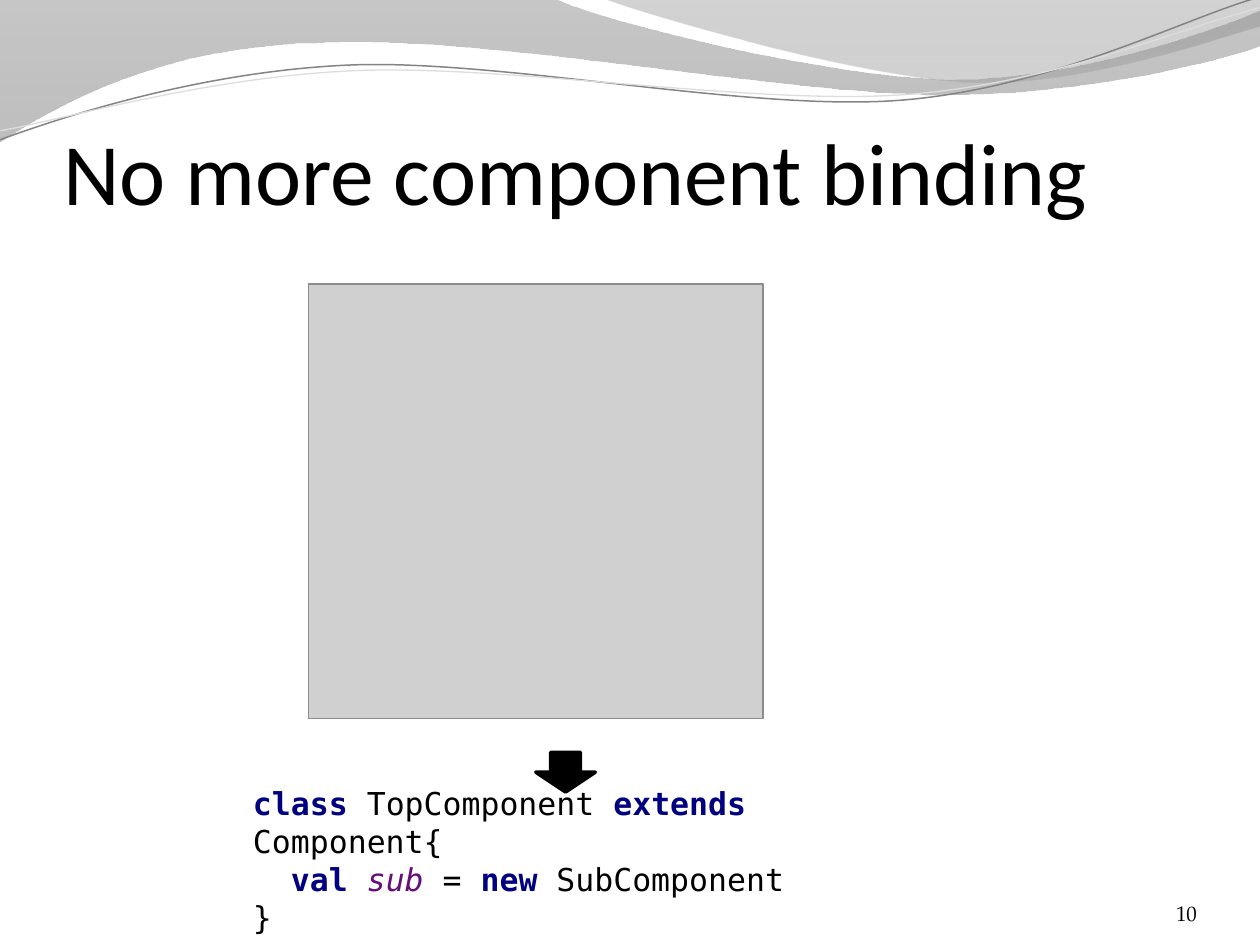
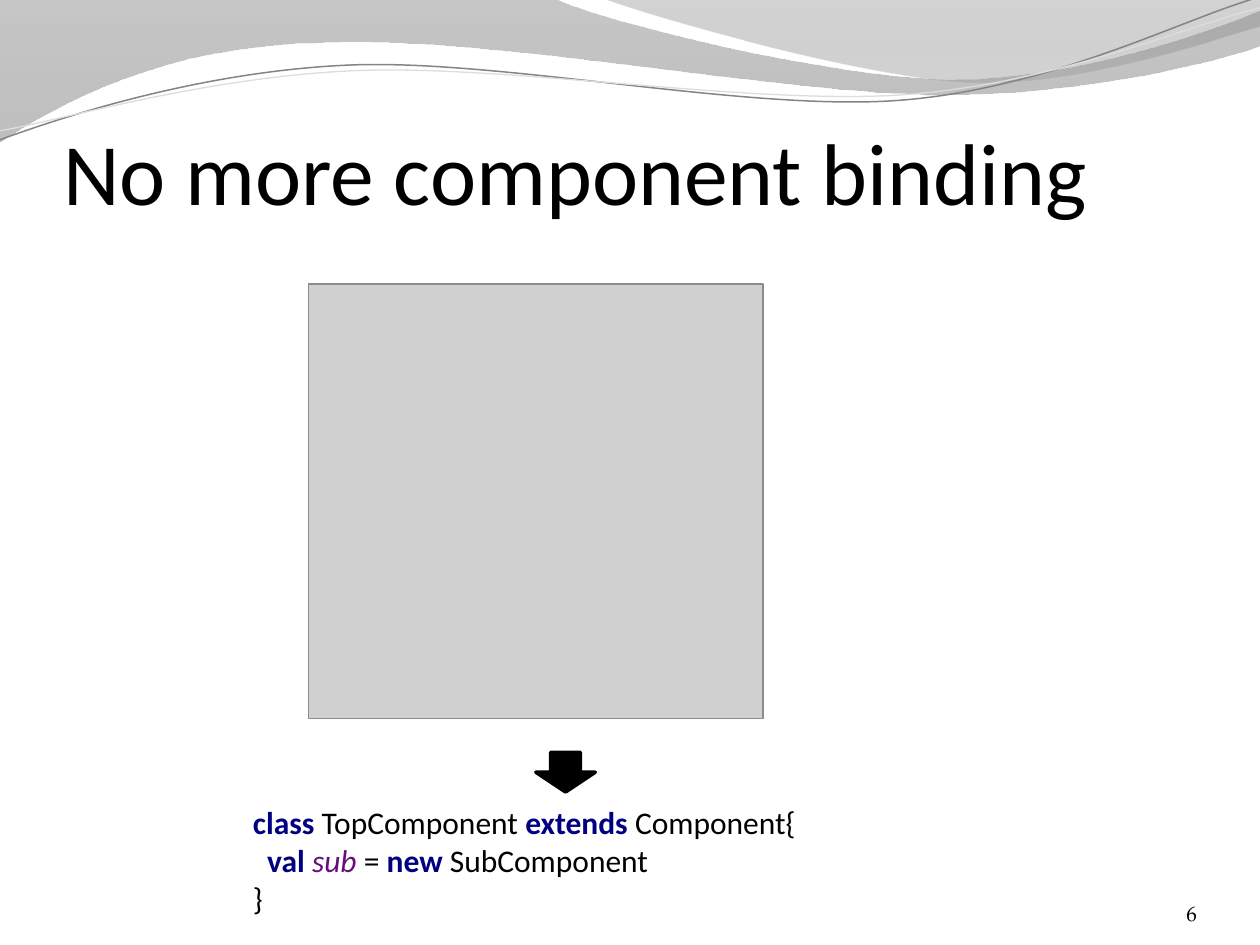
Before and after one commit to SpinalHDL/SpinalDoc, a slide deck: slide 6 of presentation/en/changes_arguments.pptx (slide 10 before the commit). Drawn at 1260x945 pixels with LibreOffice and Linux fonts; fonts in the diff are those of the drawing; grey boxes stand for pictures; background and template pictures are left out. Boxes give left, top, right and bottom in pixels: in the first picture for what was removed or moved away, otherwise in the second. Text is boxed around its words. In the diff, an @@ line names an element or a change of style, - is before the commit and + after.

```diff
--- a/presentation/en/changes_arguments.pptx
+++ b/presentation/en/changes_arguments.pptx
@@ text "class TopComponent extends Component{ val ..." at [253,811,795,877]: font DejaVu Sans Mono to Calibri @@
@@ page number at [1186,906,1196,922]: text changed @@
-10
+6
```
Also in this commit, not shown: 16 other slides changed, 3 slides added, 1 slide removed, 3 other files.
